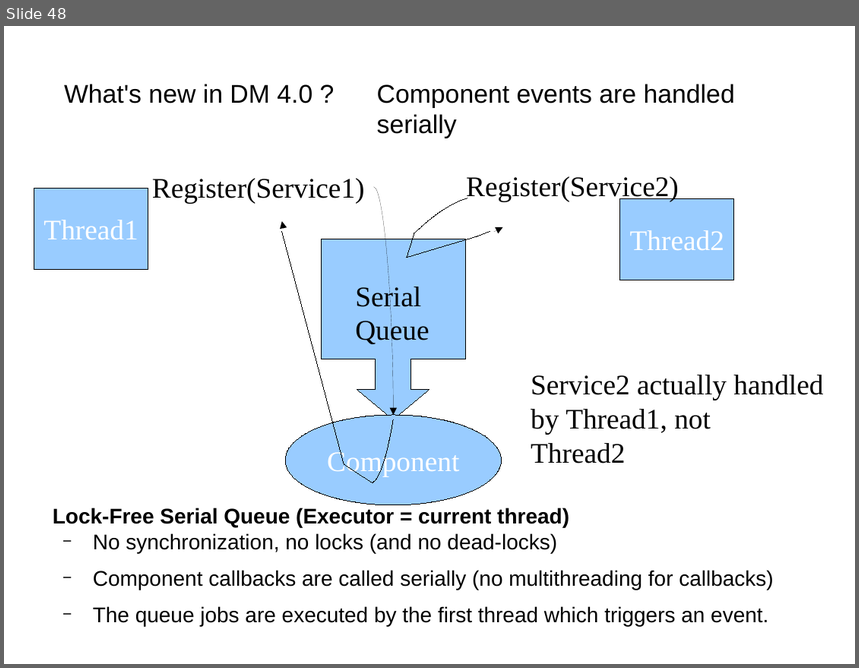
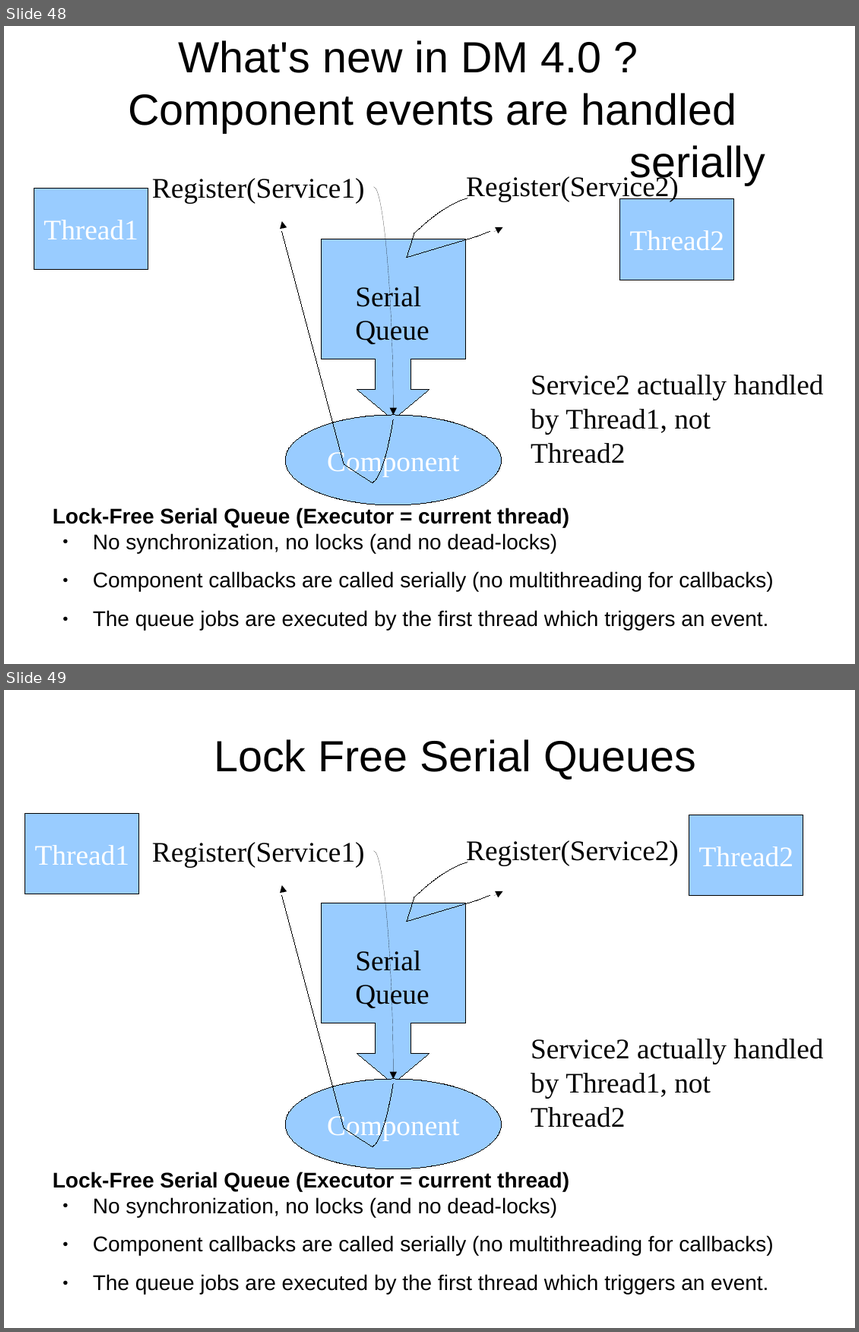
Before and after one commit to rotty3000/felix, a slide deck: dependencymanager/docs/A_Glance_At_DependencyManager.odp. Shown one above the other, each under a label of ours: slide 48 before the commit, slides 48 and 49 after it. The pictures are 859x668 and 859x1332 pixels, drawn with LibreOffice and Linux fonts; fonts in the diff are those of the drawing; background and template pictures are left out. Boxes give left, top, right and bottom in pixels: in the first picture for what was removed or moved away, otherwise in the second. Text is boxed around its words. In the diff, an @@ line names an element or a change of style, - is before the commit and + after.

```diff
--- a/dependencymanager/docs/A_Glance_At_DependencyManager.odp
+++ b/dependencymanager/docs/A_Glance_At_DependencyManager.odp
@@ slide 49 added at [4, 690, 855, 1328], background picture (left out) @@
@@ title added at [214, 739, 696, 779], 36.9 pt, text #000000 @@
+Lock Free Serial Queues
@@ rectangle added at [25, 813, 139, 894], fill #99CCFF, outline #000000 0 pt, 24 pt, text #FFFFFF @@
+Thread1
@@ rectangle added at [690, 815, 804, 896], fill #99CCFF, outline #000000 0 pt, 24 pt, text #FFFFFF @@
+Thread2
@@ text added at [152, 842, 365, 868], 24 pt, text #000000 @@
+Register(Service1)
@@ text added at [466, 840, 679, 866], 24 pt, text #000000 @@
+Register(Service2)
@@ curved arrow added from (373, 851) to (393, 1079), #000000 0 pt @@
@@ freeform shape added at [407, 863, 490, 922], outline #000000 0 pt @@
@@ arrow added from (283, 893) to (282, 886), #000000 0 pt @@
@@ arrow added from (494, 896) to (503, 891), #000000 0 pt @@
@@ freeform shape added at [282, 896, 394, 1147], outline #000000 0 pt @@
@@ down arrow callout added at [322, 904, 465, 1084], fill #99CCFF, outline #000000 0 pt @@
@@ text added at [355, 951, 429, 1010], 24 pt, text #000000 @@
+Serial
+Queue
@@ text added at [531, 1039, 823, 1128], 24 pt, text #000000 @@
+Service2 actually handled
+by Thread1, not
+Thread2
@@ ellipse added at [285, 1079, 501, 1170], fill #99CCFF, outline #000000 0 pt, 24 pt, text #FFFFFF @@
+Component
@@ text added at [53, 1172, 773, 1294], 18 pt, text #000000 @@
+Lock-Free Serial Queue (Executor = current thread)
+  ● No synchronization, no locks (and no dead-locks)
+  ● Component callbacks are called serially (no multithreading for callbacks)
+  ● The queue jobs are executed by the first thread which triggers an event.
@@ slide 48 changed as well @@
@@ title "What's new in DM 4.0 ...": place and size @@
-title "What's new in DM 4.0 ..." at [64, 84, 735, 138]
+title "What's new in DM 4.0 ..." at [128, 40, 766, 186]
@@ title "What's new in DM 4.0 ..." at [128, 40, 766, 186]: size 21.7 to 36.9 pt; alignment left to centre @@
@@ text at [93, 534, 773, 630]: bullet − to ●; more space between paragraphs @@
```
Also in this commit, not shown: 56 other slides changed.
